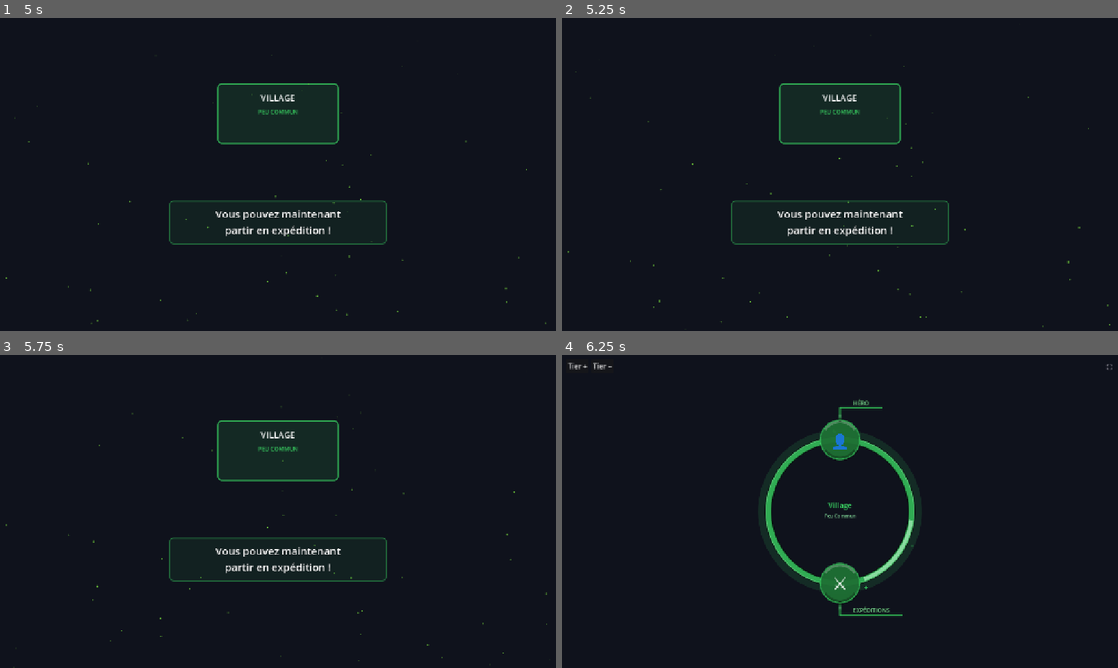
Above: before the commit, frames 1-4 (two rows, left to right).
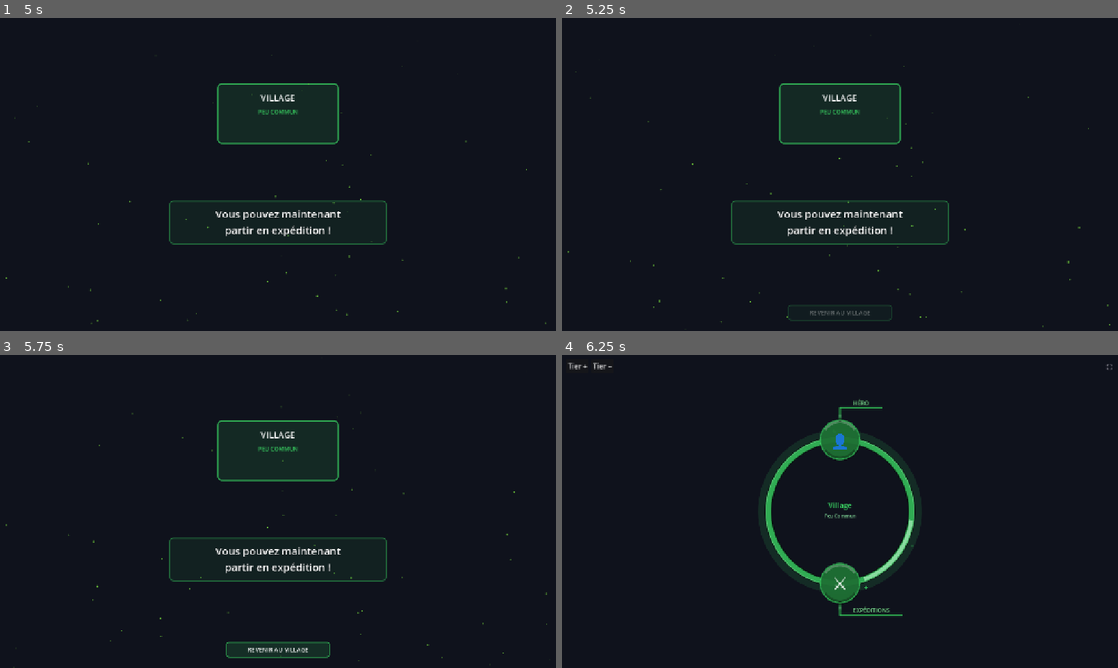
Above: after the commit, the same moments.

Repository: Rhend/Reliquary
Game: Godot game, scene res://scenes/village/village.tscn
Two runs of this game, one before a commit and one after it. Both use one fixed random seed, a clock stepped at 60 frames per second and the inputs below.
Inputs (mouse positions are in pixels of both pictures, inside the frame that each line leads up to):
- Up to frame 1 (5 s): click "Tier +" at 0.5 s; tap Enter at 1.25, 1.35, 2.85, 4.35 s; move the mouse to (400, 158) at 1.27 s; click (400, 158) at 1.42 s; tap Space at 1.52, 4.52 s; drag from (166, 190) to (250, 237) at 2.02 s; move the mouse to (333, 105) at 2.77 s; click (333, 105) at 2.92 s; drag from (250, 237) to (111, 127) at 3.52 s; move the mouse to (444, 221) at 4.27 s; click (444, 221) at 4.42 s
- Up to frame 2 (5.25 s): drag from (673, 127) to (756, 96) at 5.02 s
- Up to frame 3 (5.75 s): no input
- Up to frame 4 (6.25 s): click (840, 649) at 5.75 s, where only the run after the commit has a clickable "REVENIR AU VILLAGE"

Frame 1 is identical in both runs. In frame 2, 0.3% of the frame differs, in the area x 40-60%, y 91-97%; in frame 3, 1.0%; in frame 4, nothing differs.

Commit message:
feat(impl/05): boutons manuels évolution — ÉVOLUER T0 + REVENIR AU VILLAGE
- Village T0 : bouton ÉVOLUER visible uniquement quand XP plein (plus d'auto-trigger)
- EvolutionRitual : bouton REVENIR AU VILLAGE ancré bas-centre, fade in phase stable

Co-Authored-By: Claude Sonnet 4.6 <noreply@anthropic.com>

Diff:
--- a/scenes/village/EvolutionRitual.gd
+++ b/scenes/village/EvolutionRitual.gd
@@ -277,8 +277,9 @@
 
 	if _skip_triggered: return
 
-	# Célébration stable — skip maintenant autorisé (1.6 s pour lire le texte)
+	# Célébration stable — bouton visible, skip autorisé
 	_can_skip = true
+	_show_return_button()
 	await get_tree().create_timer(1.6).timeout
 
 	_phase6_return()
@@ -480,6 +481,37 @@
 		return "Nouveau palier atteint — Capacités améliorées"
 	return "\n".join(lines)
 
+# ─── Bouton retour village ───────────────────────────────────
+func _show_return_button() -> void:
+	var to_tier  := _params.get("to_tier", 1) as int
+	var to_color := UIColors.tier_color(to_tier)
+
+	var btn_style := StyleBoxFlat.new()
+	btn_style.bg_color     = Color(to_color.r, to_color.g, to_color.b, 0.15)
+	btn_style.border_color = Color(to_color.r, to_color.g, to_color.b, 0.70)
+	btn_style.border_width_left   = 2; btn_style.border_width_right  = 2
+	btn_style.border_width_top    = 2; btn_style.border_width_bottom = 2
+	btn_style.corner_radius_top_left     = 6; btn_style.corner_radius_top_right    = 6
+	btn_style.corner_radius_bottom_left  = 6; btn_style.corner_radius_bottom_right = 6
+
+	var btn := Button.new()
+	btn.text = "REVENIR AU VILLAGE"
+	btn.add_theme_stylebox_override("normal",  btn_style)
+	btn.add_theme_stylebox_override("hover",   btn_style)
+	btn.add_theme_stylebox_override("pressed", btn_style)
+	btn.add_theme_color_override("font_color", Color.WHITE)
+	btn.add_theme_font_size_override("font_size", 14)
+	btn.anchor_left   = 0.5; btn.anchor_right  = 0.5
+	btn.anchor_top    = 1.0; btn.anchor_bottom = 1.0
+	btn.offset_left   = -120.0; btn.offset_right  = 120.0
+	btn.offset_top    = -60.0;  btn.offset_bottom = -24.0
+	btn.modulate.a    = 0.0
+	btn.z_index       = 60
+	btn.pressed.connect(_phase6_return)
+	add_child(btn)
+
+	create_tween().tween_property(btn, "modulate:a", 1.0, 0.4)
+
 # ─── Phase 6 : fondu noir + changement de scène ─────────────
 func _phase6_return() -> void:
 	if _returning: return
--- a/scenes/village/Village.gd
+++ b/scenes/village/Village.gd
@@ -37,6 +37,7 @@
 # ─── État ─────────────────────────────────────────────────────
 var _ring            : CircleRing         # anneau animé central (XP fill + tier visuel)
 var _xp_label        : Label              # label "X / Y XP" sous l'orbe (tier 0 uniquement)
+var _evolve_btn      : Button            = null  # bouton ÉVOLUER (tier 0, visible quand XP plein)
 var _hub_root        : Control            # conteneur du hub hexagonal (tier 1+)
 var _rp_root         : Control            # panneau droit JRPG — null si fermé
 var _rp_content      : VBoxContainer      # zone de contenu scrollable du panneau droit
@@ -114,6 +115,19 @@
 	_xp_label.add_theme_color_override("font_color", TIER_0_COLOR.lightened(0.3))
 	_center(_xp_label, Vector2(0.0, 56.0), Vector2(160.0, 20.0))
 	add_child(_xp_label)
+
+	var from_t := creature.get("current_tier", 0) as int
+	_evolve_btn = Button.new()
+	_evolve_btn.text    = "ÉVOLUER ▲"
+	_evolve_btn.visible = MasterySystem.can_evolve("hero")
+	_evolve_btn.add_theme_color_override("font_color", UIColors.FILTER_ON)
+	_evolve_btn.pressed.connect(func() -> void:
+		MasterySystem.evolve_entity("hero")
+		SaveManager.save()
+		_launch_evolution_ritual("village", "hero", "Village", from_t, from_t + 1)
+	)
+	_center(_evolve_btn, Vector2(0.0, 88.0), Vector2(160.0, 34.0))
+	add_child(_evolve_btn)
 
 # ─── Tier 1+ : hub hexagonal ──────────────────────────────────
 # Construit le hub circulaire avec les hexagones débloqués par le tier.
@@ -1194,11 +1208,8 @@
 	_xp_label.text      = "%d / %d XP" % [int(xp), int(xpmax)]
 	EventBus.xp_gained.emit("hero", XP_PER_CLICK)
 	if MasterySystem.can_evolve("hero"):
-		var from_t := hero.get("current_tier", 0) as int
-		MasterySystem.evolve_entity("hero")
-		SaveManager.save()
-		_launch_evolution_ritual("village", "hero",
-			"Village", from_t, from_t + 1)
+		if is_instance_valid(_evolve_btn):
+			_evolve_btn.visible = true
 
 # ─── Rituel d'ascension ──────────────────────────────────────
 # Stocke les paramètres dans GameData puis fond vers noir avant de changer de scène.
